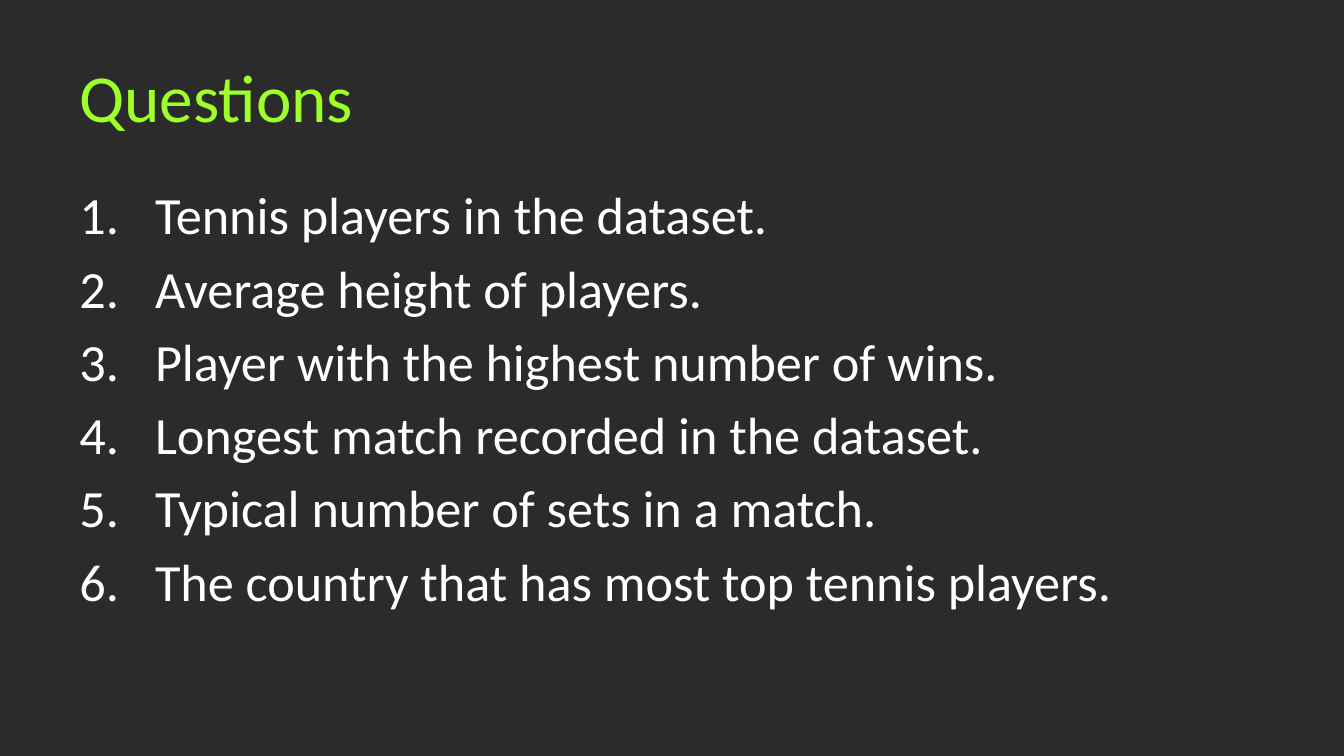
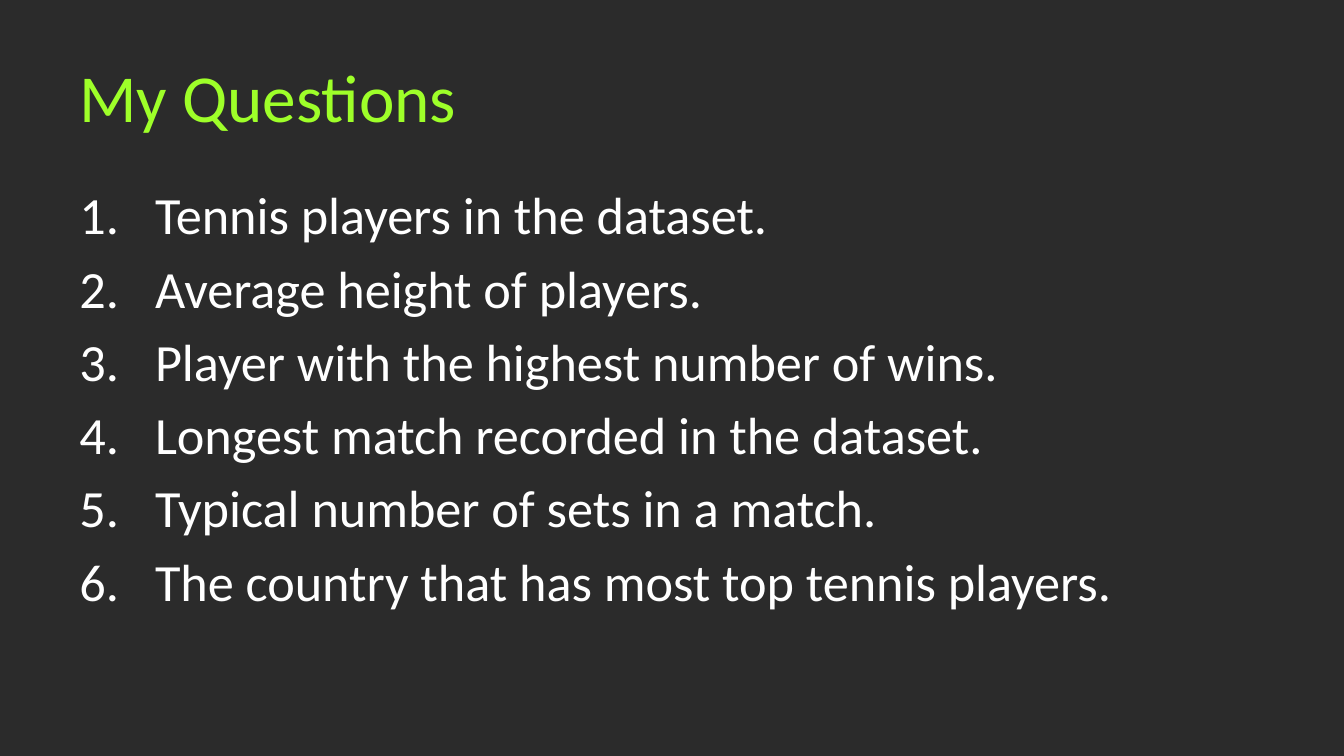
Before and after one commit to HosseinMohammadi00427/Analysis-Project, a slide deck: slide 5 of Mohammadi.pptx (slide 4 before the commit). Drawn at 1344x756 pixels with LibreOffice and Linux fonts; fonts in the diff are those of the drawing; background and template pictures are left out; a plain dark background stands for a picture behind light text. Boxes give left, top, right and bottom in pixels: in the first picture for what was removed or moved away, otherwise in the second. Text is boxed around its words. In the diff, an @@ line names an element or a change of style, - is before the commit and + after.

```diff
--- a/Mohammadi.pptx
+++ b/Mohammadi.pptx
@@ title at [79, 75, 456, 133]: text changed @@
-Questions
+My Questions
```
Also in this commit, not shown: 1 slide added.
